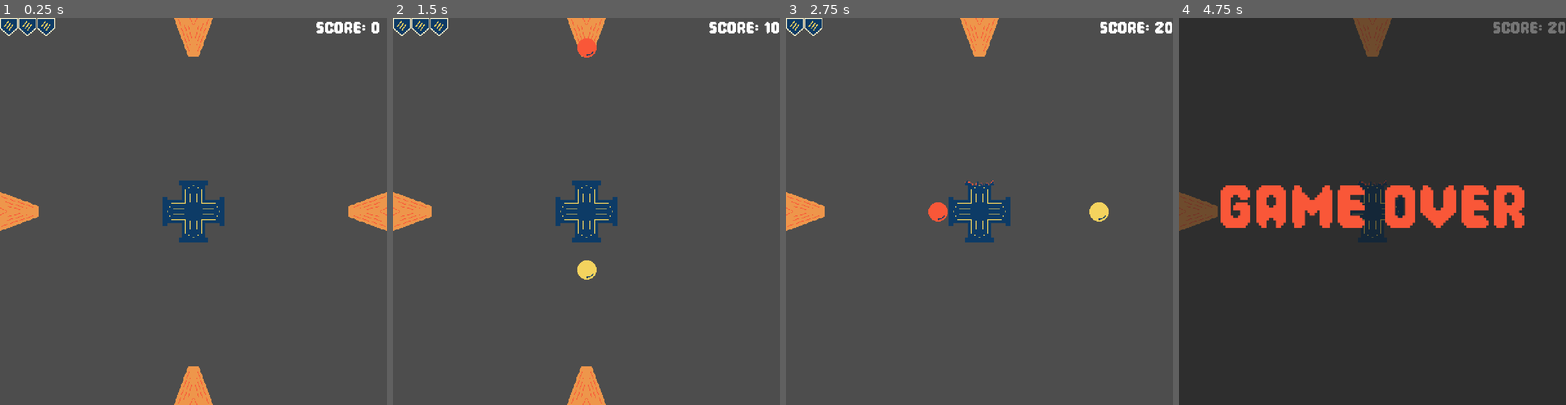
Above: before the commit, frames 1-4 (left to right).
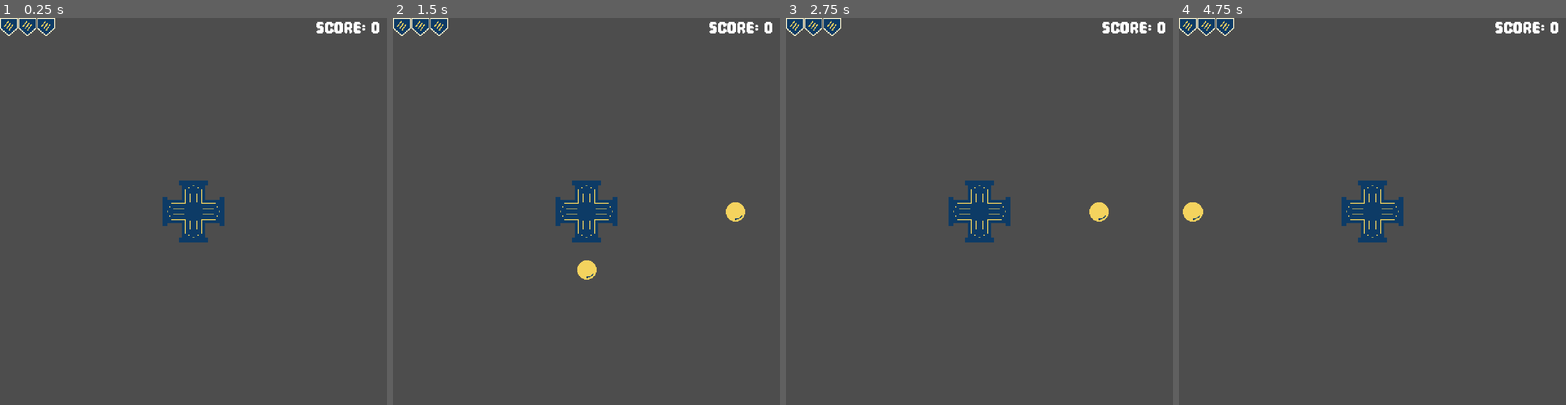
Above: after the commit, the same moments.

Repository: skain/incremental-outpost
Game: Godot game, scene res://scenes/main.tscn
Two runs of this game, one before a commit and one after it. Both use one fixed random seed, a clock stepped at 60 frames per second and the inputs below.
Inputs:
- Up to frame 1 (0.25 s): no input
- Up to frame 2 (1.5 s): tap Enter at 0.5 s; hold Right (fire_right) 0.53-1.28 s; hold Down (fire_down) from 1.28 s (still down)
- Up to frame 3 (2.75 s): release Down (fire_down) at 2.03 s; hold Right (fire_right) from 2.03 s (still down)
- Up to frame 4 (4.75 s): release Right (fire_right) at 2.78 s; hold Up (fire_up) 2.78-3.53 s; hold Left (fire_left) from 3.53 s (still down)

The runs differ from the first frame. In frame 1, 2.6% of the frame differs, in the area x 0-100%, y 0-100%; in frame 2, 2.2%; in frame 3, 2.0%; in frame 4, 100%.

Commit message:
Better game over handling, better delay on enemy reappearance.

Diff:
--- a/project.godot
+++ b/project.godot
@@ -8,11 +8,15 @@
 
 config_version=5
 
+[animation]
+
+compatibility/default_parent_skeleton_in_mesh_instance_3d=true
+
 [application]
 
 config/name="incremental-outpost"
 run/main_scene="uid://bxhlenghvkl16"
-config/features=PackedStringArray("4.5", "Forward Plus")
+config/features=PackedStringArray("4.6", "Forward Plus")
 config/icon="res://icon.svg"
 
 [debug]
@@ -67,6 +71,11 @@
 "events": [Object(InputEventKey,"resource_local_to_scene":false,"resource_name":"","device":-1,"window_id":0,"alt_press …(191 unchanged characters)…
 ]
 }
+start_game={
+"deadzone": 0.2,
+"events": [Object(InputEventKey,"resource_local_to_scene":false,"resource_name":"","device":-1,"window_id":0,"alt_pressed":false,"shift_pressed":false,"ctrl_pressed":false,"meta_pressed":false,"pressed":false,"keycode":0,"physical_keycode":4194309,"key_label":0,"unicode":0,"location":0,"echo":false,"script":null)
+]
+}
 
 [layer_names]
 
--- a/scenes/main.tscn
+++ b/scenes/main.tscn
@@ -9,37 +9,37 @@
 
 [sub_resource type="StyleBoxEmpty" id="StyleBoxEmpty_tbgi4"]
 
-[node name="Main" type="Node2D"]
+[node name="Main" type="Node2D" unique_id=42505495]
 script = ExtResource("1_sugp2")
 
-[node name="Player" parent="." instance=ExtResource("2_jyhfs")]
+[node name="Player" parent="." unique_id=507027384 instance=ExtResource("2_jyhfs")]
 position = Vector2(640, 640)
 scale = Vector2(3.5, 3.5)
 
-[node name="Enemies" type="Node2D" parent="."]
+[node name="Enemies" type="Node2D" parent="." unique_id=1832100047]
 
-[node name="EnemyLeft" parent="Enemies" instance=ExtResource("3_tbgi4")]
+[node name="EnemyLeft" parent="Enemies" unique_id=1591691842 instance=ExtResource("3_tbgi4")]
 position = Vector2(64, 640)
 rotation = 1.5707964
 scale = Vector2(2, 2)
 
-[node name="EnemyTop" parent="Enemies" instance=ExtResource("3_tbgi4")]
+[node name="EnemyTop" parent="Enemies" unique_id=308799815 instance=ExtResource("3_tbgi4")]
 position = Vector2(640, 64)
 rotation = 3.1415927
 scale = Vector2(2, 2)
 
-[node name="EnemyRight" parent="Enemies" instance=ExtResource("3_tbgi4")]
+[node name="EnemyRight" parent="Enemies" unique_id=1690167790 instance=ExtResource("3_tbgi4")]
 position = Vector2(1216, 640)
 rotation = 4.712389
 scale = Vector2(2, 2)
 
-[node name="EnemyBottom" parent="Enemies" instance=ExtResource("3_tbgi4")]
+[node name="EnemyBottom" parent="Enemies" unique_id=672570749 instance=ExtResource("3_tbgi4")]
 position = Vector2(640, 1216)
 scale = Vector2(2, 2)
 
-[node name="CanvasLayer" type="CanvasLayer" parent="."]
+[node name="CanvasLayer" type="CanvasLayer" parent="." unique_id=1535914188]
 
-[node name="Panel" type="Panel" parent="CanvasLayer"]
+[node name="Panel" type="Panel" parent="CanvasLayer" unique_id=1816793784]
 anchors_preset = 15
 anchor_right = 1.0
 anchor_bottom = 1.0
@@ -47,24 +47,24 @@
 grow_vertical = 2
 theme_override_styles/panel = SubResource("StyleBoxEmpty_tbgi4")
 
-[node name="HealthHBoxContainer" type="HBoxContainer" parent="CanvasLayer/Panel"]
+[node name="HealthHBoxContainer" type="HBoxContainer" parent="CanvasLayer/Panel" unique_id=1925595329]
 layout_mode = 0
 offset_right = 40.0
 offset_bottom = 40.0
 
-[node name="Health1" type="TextureRect" parent="CanvasLayer/Panel/HealthHBoxContainer"]
+[node name="Health1" type="TextureRect" parent="CanvasLayer/Panel/HealthHBoxContainer" unique_id=774984711]
 layout_mode = 2
 texture = ExtResource("4_tbgi4")
 
-[node name="Health2" type="TextureRect" parent="CanvasLayer/Panel/HealthHBoxContainer"]
+[node name="Health2" type="TextureRect" parent="CanvasLayer/Panel/HealthHBoxContainer" unique_id=154724649]
 layout_mode = 2
 texture = ExtResource("4_tbgi4")
 
-[node name="Health3" type="TextureRect" parent="CanvasLayer/Panel/HealthHBoxContainer"]
+[node name="Health3" type="TextureRect" parent="CanvasLayer/Panel/HealthHBoxContainer" unique_id=1909809484]
 layout_mode = 2
 texture = ExtResource("4_tbgi4")
 
-[node name="ScoreHBoxContainer" type="HBoxContainer" parent="CanvasLayer/Panel"]
+[node name="ScoreHBoxContainer" type="HBoxContainer" parent="CanvasLayer/Panel" unique_id=1928245140]
 layout_mode = 1
 anchors_preset = 1
 anchor_left = 1.0
@@ -75,16 +75,16 @@
 size_flags_horizontal = 0
 theme = ExtResource("4_jyhfs")
 
-[node name="ScoreLabel" type="Label" parent="CanvasLayer/Panel/ScoreHBoxContainer"]
+[node name="ScoreLabel" type="Label" parent="CanvasLayer/Panel/ScoreHBoxContainer" unique_id=1081202567]
 layout_mode = 2
 text = "Score: "
 
-[node name="ScoreValue" type="Label" parent="CanvasLayer/Panel/ScoreHBoxContainer"]
+[node name="ScoreValue" type="Label" parent="CanvasLayer/Panel/ScoreHBoxContainer" unique_id=1134696510]
 unique_name_in_owner = true
 layout_mode = 2
 text = "10"
 
-[node name="GameOverPanel" type="Panel" parent="CanvasLayer"]
+[node name="GameOverPanel" type="Panel" parent="CanvasLayer" unique_id=1912378579]
 visible = false
 anchors_preset = 15
 anchor_right = 1.0
@@ -92,23 +92,30 @@
 grow_horizontal = 2
 grow_vertical = 2
 
-[node name="Label" type="Label" parent="CanvasLayer/GameOverPanel"]
+[node name="CenterContainer" type="CenterContainer" parent="CanvasLayer/GameOverPanel" unique_id=982054327]
 layout_mode = 1
-anchors_preset = 8
-anchor_left = 0.5
-anchor_top = 0.5
-anchor_right = 0.5
-anchor_bottom = 0.5
-offset_left = -30.5
-offset_top = -11.5
-offset_right = 30.5
-offset_bottom = 11.5
+anchors_preset = 15
+anchor_right = 1.0
+anchor_bottom = 1.0
 grow_horizontal = 2
 grow_vertical = 2
+
+[node name="VBoxContainer" type="VBoxContainer" parent="CanvasLayer/GameOverPanel/CenterContainer" unique_id=645053854]
+layout_mode = 2
+
+[node name="GameOver" type="Label" parent="CanvasLayer/GameOverPanel/CenterContainer/VBoxContainer" unique_id=482866067]
+layout_mode = 2
 theme_override_colors/font_color = Color(0.9764706, 0.34117648, 0.21960784, 1)
 theme_override_fonts/font = ExtResource("6_tefeu")
 theme_override_font_sizes/font_size = 271
 text = "GAME OVER"
+
+[node name="Label" type="Label" parent="CanvasLayer/GameOverPanel/CenterContainer/VBoxContainer" unique_id=1170567370]
+layout_mode = 2
+theme_override_fonts/font = ExtResource("6_tefeu")
+theme_override_font_sizes/font_size = 56
+text = "Press any key to Continue..."
+horizontal_alignment = 1
 
 [connection signal="player_hit" from="Player" to="." method="_on_player_player_hit"]
 [connection signal="enemy_hit" from="Enemies/EnemyLeft" to="." method="_on_enemy_hit"]
--- a/scripts/enemy.gd
+++ b/scripts/enemy.gd
@@ -7,6 +7,7 @@
 
 @export var base_shoot_delay: float = 1
 @export var base_shoot_chance: float = 50
+@export var base_revive_delay: float = 5
 
 @onready var collision_shape_2d: CollisionShape2D = $CollisionShape2D
 @onready var revive_timer: Timer = $ReviveTimer
@@ -17,8 +18,12 @@
 var can_shoot := true
 
 func _ready() -> void:
+	reset()
+
+func reset() -> void:
+	enemy_level = 1
+	disable(true)
 	_start_shoot_timer()
-	#print(GameMath.get_scaled_value(base_shoot_chance, enemy_level, 1.25))
 
 func _start_shoot_timer() -> void:
 	var cur_delay: float = GameMath.get_scaled_value(base_shoot_delay, enemy_level, -1.1)
@@ -39,8 +44,9 @@
 	collision_shape_2d.set_deferred("disabled", true)
 	if is_temporary:
 		visible = false
-		var hit_timeout_secs :float =  5 * (disable_decay_factor ** (enemy_level - 1))
-		revive_timer.start(hit_timeout_secs)
+
+		var hit_timeout_secs :float = GameMath.get_scaled_value(base_revive_delay, enemy_level, -1.1)
+		revive_timer.start(hit_timeout_secs + randf_range(.5, 1.5))
 
 func _on_revive_timer_timeout() -> void:
 	_enable()
--- a/scripts/main.gd
+++ b/scripts/main.gd
@@ -14,6 +14,7 @@
 
 const BASE_SCORE := 10
 var current_score := 0
+var game_over := false
 
 # Called when the node enters the scene tree for the first time.
 func _ready() -> void:
@@ -22,7 +23,22 @@
 
 # Called every frame. 'delta' is the elapsed time since the previous frame.
 func _process(delta: float) -> void:
-	pass
+	if game_over:
+		if Input.is_anything_pressed():
+			_start_game()
+
+func _start_game() -> void:
+	if not game_over:
+		return
+
+	game_over = false
+	_update_ui()
+	player.reset()
+	enemy_bottom.reset()
+	enemy_left.reset()
+	enemy_right.reset()
+	enemy_top.reset()
+	game_over_panel.visible = false
 
 func _update_ui() -> void:
 	score_value.text = str(current_score)
@@ -52,6 +68,7 @@
 	enemy_left.disable(false)
 	enemy_right.disable(false)
 	enemy_top.disable(false)
+	game_over = true
 
 
 func _on_enemy_hit(enemy: Enemy) -> void:
--- a/scripts/player.gd
+++ b/scripts/player.gd
@@ -16,11 +16,13 @@
 @onready var bottom_cannon: Cannon = $Node2D/BottomCannon
 @onready var left_cannon: Cannon = $Node2D/LeftCannon
 
-var health: int = 3
+var max_health := 3
+var health := 3
 var shield_determiner := ShieldDeterminer.new()
 
 func _ready() -> void:
 	shield_determiner.shield_changed.connect(_update_shields)
+	reset()
 
 func _process(delta: float) -> void:
 	_handle_firing()
@@ -29,7 +31,6 @@
 	shield_determiner.set_input(event)
 
 func _update_shields(dir: String) -> void:
-	print(dir)
 	top_shield.shield_off()
 	right_shield.shield_off()
 	bottom_shield.shield_off()
@@ -56,26 +57,18 @@
 	elif Input.is_action_just_pressed("fire_right"):
 		right_cannon.fire_projectile(parent)
 
-#func _fire_projectile(direction: Vector2, offset: Vector2) -> void:
-	##print("player position: ", position)
-	#var projectile: PlayerProjectile = PROJECTILE_SCENE.instantiate()
-	#get_parent().add_child(projectile)
-	#var start_position := global_position + offset
-	##print(start_position)
-	#projectile.global_position =  start_position
-	#projectile.setup(direction)
-	##print("fired")
-#
-	#can_fire = false  # Prevent further firing
-	#await get_tree().create_timer(fire_rate).timeout  # Wait for fire_rate seconds
-	#can_fire = true  # Allow firing again after the delay
+func die() -> void:
+	_set_can_fire(false)
 
-func die() -> void:
-	top_cannon.can_fire = false
-	bottom_cannon.can_fire = false
-	left_cannon.can_fire = false
-	right_cannon.can_fire = false
+func reset() -> void:
+	health = max_health
+	_set_can_fire(true)
 
+func _set_can_fire(can_fire: bool) -> void:
+	top_cannon.can_fire = can_fire
+	bottom_cannon.can_fire = can_fire
+	left_cannon.can_fire = can_fire
+	right_cannon.can_fire = can_fire
 
 func _on_area_entered(area: Area2D) -> void:
 	player_hit.emit()
Not shown: 1 places in scenes/main.tscn that only renumber resources
